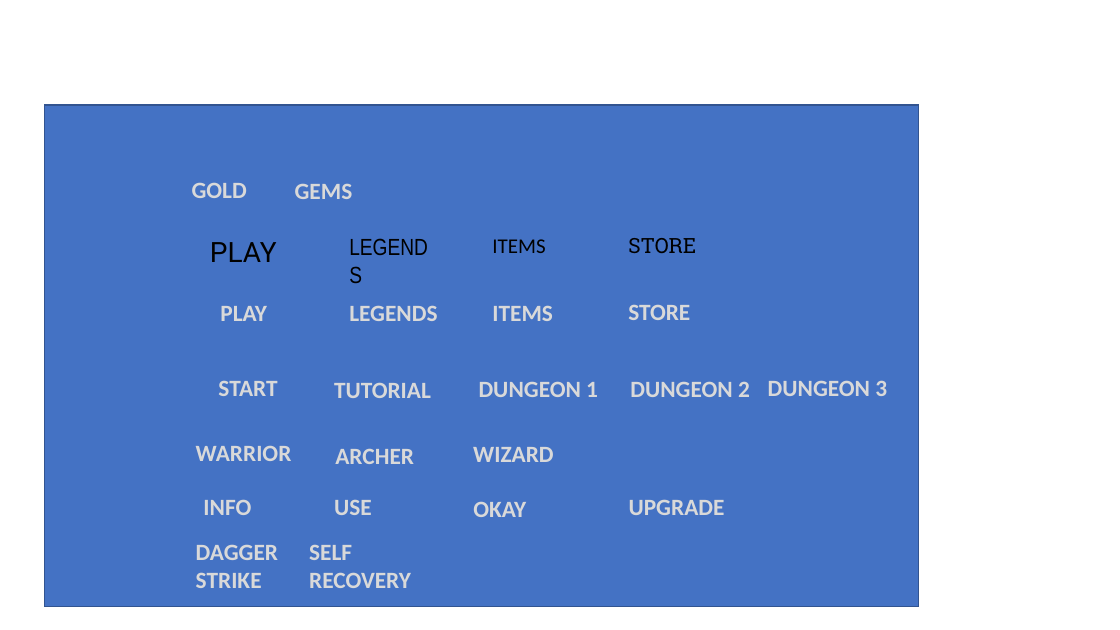
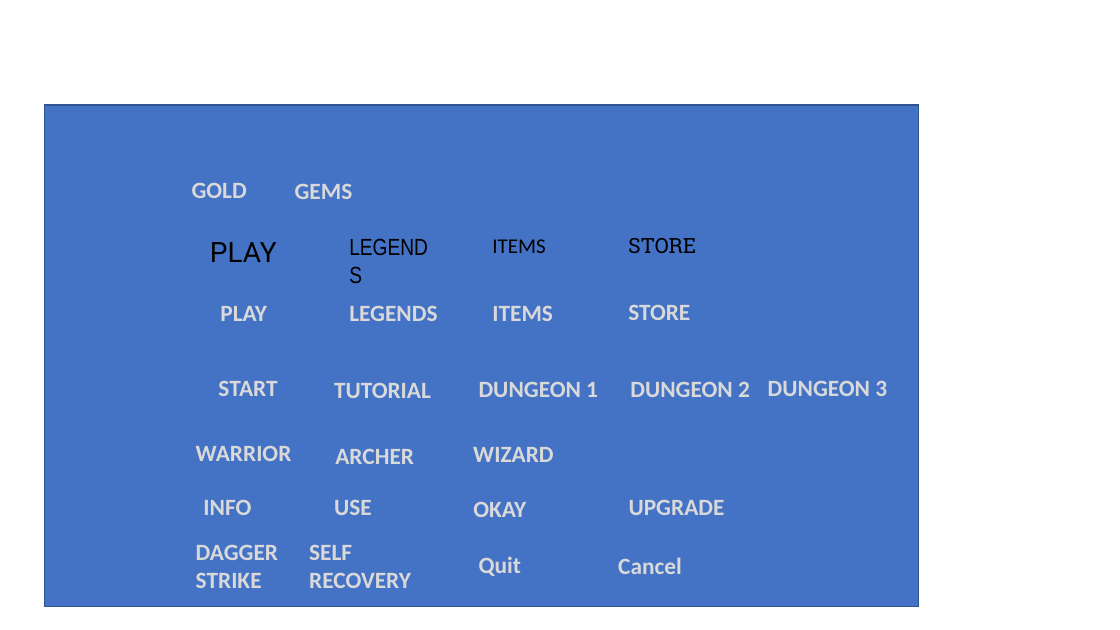
Before and after one commit to Seoha57/SW, a slide deck: slide 16 of Projects/SW_Design/UI/UI_design.pptx. Drawn at 1120x630 pixels with LibreOffice and Linux fonts; fonts in the diff are those of the drawing. Boxes give left, top, right and bottom in pixels: in the first picture for what was removed or moved away, otherwise in the second. Text is boxed around its words. In the diff, an @@ line names an element or a change of style, - is before the commit and + after.

Commit message:
Quit

```diff
--- a/Projects/SW_Design/UI/UI_design.pptx
+++ b/Projects/SW_Design/UI/UI_design.pptx
@@ text added at (479,556,521,576), 20 pt, text #D9D9D9, bold @@
+Quit
@@ text added at (618,557,682,574), 20 pt, text #D9D9D9, bold @@
+Cancel
```
Also in this commit, not shown: 16 other files.
